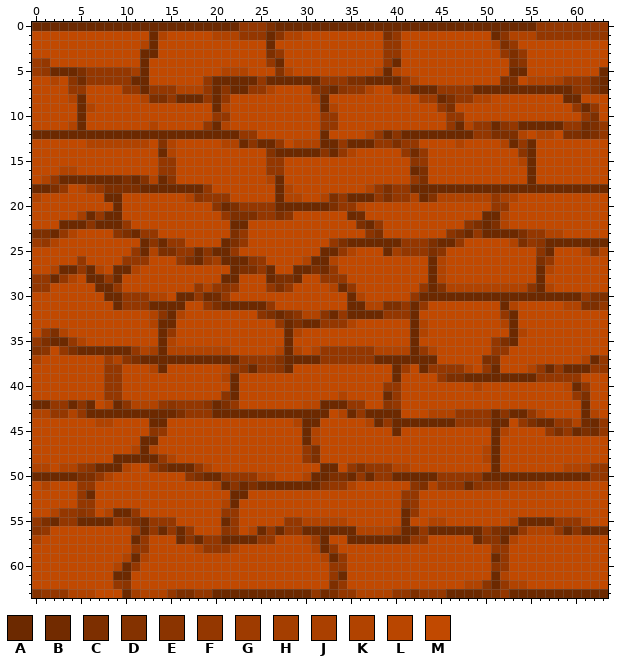
A pixel-art sprite gets an edit: Assets/Levels/ModularKit/FloorWall_Brick.png. The picture above was drawn from the file before the commit.
The file is 64x64 pixels. Colours within 5 levels of each other are drawn and written as one.
Palette (. is transparent): A #6c2900  B #722b00  C #7d2f00  D #843200  E #8b3400  F #943700  G #9e3b00  H #a43e00  J #aa4000  K #b14300  L #b94600  M #c14900
Pixels before (only the part around the change), first column x 0:
 0 AAAAAAAAAAAAAAAAAAAAAAAFFFCAAAAAAAAAAAAAAAAAAAAAAAAAAAAAFFFFFFFF
 1 MMMMMMMMMMMMMAKMMMMMKKKFFFAEKKMMMMMMMMMCFMMMMMMMMMMAEKKKFFFFFFFF
 2 MMMMMMMMMMMMKAMMMMMMMMMMMMAMMMMMMMMMMMMFFMMMMMMMMMMKCFMMMMMMMMMM
 3 MMMMMMMMMMMMAAMMMMMMMMMMMMCFMMMMMMMMMMMFFMMMMMMMMMMMFCFMMMMMMMMM
 4 GFMMMMMMMMMMAMMMMMMMMMMMMMFAMMMMMMMMMMMFAMMMMMMMMMMMMCEMMMMMMMMM
 5 GFAAACFFFFFHAMMMMMMMMKKKMMMDKMMMMMMMMMKAKMMMMMMMMMMMMAAMMMMMMMMA
 6 MMKMEBFFFFFAAMMMMMMFAAAAAFAAAAAAFFFCCAAAAFKMMMMMMMMMCCMKKKJFFFCA
 7 MMMMFFMMMMFFAFFFKKKFAEAAFFKMMMMECAEFFKMMFFAAAFFFFAAAAAAAAAAAEFCA
 8 MMMMKAMMMMMMKCCFAAAFAFMMMMMMMMMKAMMMMMMMMMMGGACFFKKMMMMMMMMAAMMM
 9 MMMMMAKMMMMMMMMMMMMMAKMMMMMMMMMMAKMMMMMMMMMMMFCMMMMMMMMMMMMMFAFM
10 MMMMMAMMMMMMMMMMMMMMFFMMMMMMMMMMFFMMMMMMMMMMMMFFMMMMMMMMMMMMMFCM
11 MMMMKAMMMMMMMKMMMMMFAKMMMMMMMMMMFFMMMMMMMMMMMMFAKFFAEFAAAAAFFBCF
12 AAAAAAAAAAAAAAAAAAAAAAAFFMMMMMMMAMMMMKFAEAAAAAAAAFFCCCKMKKMCCBCF
13 MMMMMMKKKKKKKMDKMMMMMKKAEAAFMKKKAAFAAAFFCFFMMMMKMMMMKAFAMMMMMMMM
14 MMMMMMMMMMMMMMAKMMMMMMMMMMDAAAAAEAFKMMMMMFBFMMMMMMMMMMEAMMMMMMMM
15 MMMMMMMMMMMMMMFFMMMMMMMMMMFFMMMMMMMMMMMMMMEFMMMMMMMMMMKAMMMMMMMM
16 MMMKKMMMMMMMMMFFMMMMMMMMMMFFMMMMMMMMMMMMMMACMMMMMMMMMMMAMMMMMMMM
17 MKFAAAAAAACADKAEMMMMMMMMMMKAMMMMMMMMMMMMMMFCMMMMMMMMMMMAMMMMMMMM
18 AACFMLGFCCCCAAAAAAAFMMMMMMMAKMMMMMMMMKFCFFAAAAAAAAAAAAAAAAAAAAAA
19 KMMMMMMMAAMMMMMMMKEFFFMMMMMAKKMMKCFAAAFCFFKADKKKKKKFJKMMMMMMMMMM
20 MMMMMMMMMAMMMMMMMMMMEACFFFFAAAAAACFFLMMMMMMMMMMMMMMFFMMMMMMMMMMM
21 MMMMMHAFAAMMMMMMMMMMMFCCCFFCEMMMMMMABMMMMMMMMMMMMMAAKMMMMMMMMMMM
22 MMMAAAEAAAFMMMMMMMMMMMAAMMMMMMMMMMMMCAFMMMMMMMMMECACKMMMMMMMMMMM
23 CCAFKMMMMECAFFMMMMMMMMCFMMMMMMMMMMMMMECMMMMMMMECAFAAAACFFKKMMMMM
24 GFKMMMMMMMMMAEAFFMMMMACFMMMMMMMMMFCAAAAAAFFFCAAFMMMMMKCFEAAAAAAA
25 MMMMMMMMMMMFAKCCFFAEAAFMMMMMMMMMAAFKMMMAHFFFCEMMMMMMMMMMEAMMMKEK
26 MMMMMFMMMMFFFMMMFCAFHAAAEFMMMMKAAKMMMMMMMMMMAKMMMMMMMMMMCFMMMMMM
27 MMKAAFAKMAAKMMMMMMMMMMACCFAMMAACBFMMMMMMMMMMAKMMMMMMMMMMAKMMMMMM
28 FFAFKMAAFAMMMMMMMMMMMAAMMMACCAMMFFFMMMMMMMMMAKMMMMMMMMMMAMMMMMMM
29 FFMMMMMAAFMMMMMMMMFKFEFMMMFCFMMMMKAFMMMMMMMFADKKKKKKKKKEAKMMMMMM
30 MMMMMMMMAAFFFKKMAAFABFMMMMMMMMMMMMMAKMMMMMFAAAAAAAAAAAAAAAAAAFCC
31 MMMMMMMMMAFFFAAAAMMFCAAAAAFMMMMMMMMAAKKCCFAFMMMMMMMMAKMMMMMKKCCF
32 MMMMMMMMMMMMMKEAKMMMMMMMMECACEKKEAFAAAAFFFAMMMMMMMMMFAMMMMMMMMMM
33 MMMMMMMMMMMMMKAAMMMMMMMMMMMFACAAFFFKMMMMMMAKMMMMMMMMKAMMMMMMMMMM
34 MFCKMMMMMMMMMMAFMMMMMMMMMMMMAKMMMMMMMMMMMMAKMMMMMMMMMAKMMMMMMMMM
35 FCAAFKMMMMMMMMAKMMMMMMMMMMMMAMMMMMMMMMMMMMAMMMMMMMMFCAMMMMMMMMMM
36 DEMFCAAAAAAFKHAKKKKKKKMMMMMKAKMKFFFFFFKKKKAFKMMMMMMFFMMMMMMMMMMM
37 KMMMMMMMGKECAAAAAAAAAAAFFFFDAAAAFFFFFFAAAAAAAMMMMMCCMMMMMMMMMKAF
38 MMMMMMMMFFMMMKAMMMMMMLFEAFFEAMMMMMMMMMMMAGMAFFFFKMFAMMMKFAFAAAFF
39 MMMMMMMMFFMMMMMMMMMMMKAMMMMMMMMMMMMMMMMMAMMMMFCCAAAAAAAAFFFFFMMM
40 MMMMMMMMFFMMMMMMMMMMMMAMMMMMMMMMMMMMMMMFFMMMMMMMMKMMMMMMMMMLAFMM
41 MMMMMMMMFFMMMMMMMMMMMEAMMMMMMMMMMMKMMMMAFMMMMMMMMMMMMMMMMMMMFCMM
42 AAFFAEAMKAEKKKFEFFFEACFMMMMMMMLLAAAFFMMEFMMMMMMMMMMMMMMMMMMMMAMM
43 KKFFKFAAAAAAAAAACFFFAAAAAAAAAAAAAMKAFAAAAMMMKKKFFFFAEAAFKMMMMAKM
44 MMMMMMMKKMMMMAAMMMMMMMMMMMMMMKAAMMMMMKAFAAAAAAAFFFFAAMFCAAFFKBAF
45 MMMMMMMMMMMMMEFMMMMMMMMMMMMMMMAKMMMMMMMMAMMMMMMMMMMAKMMMMFCFACBF
46 MMMMMMMMMMMMAAMMMMMMMMMMMMMMMMAKMMMMMMMMMMMMMMMMMMMAMMMMMMMMMMMM
47 MMMMMMMMMMMKAKMMMMMMMMMMMMMMMMFCMMMMMMMMMMMMMMMMMMKAMMMMMMMMMMMM
48 MMMMMMMMMAAAAAFKMMMMMMMMMMMMMMFCMMMMMMMMMMMMMMMMMMKAMMMMMMMMMMMM
49 KKMKKFEAAAKMMFCAAAFKMMMMMMMMMMMMAAMFCFFFKKMMMMMMMMMAMMMMMMMKKKFF
50 AAAAACCFKMMMMMMMMECAAFFFFKKMMMKAACCAFAFFAAAAAFFFFFAAAAAAAAAAAAFF
51 MKMMMFFMMMMMMMMMMMMMKAEACAAAAAAAEFFKMMMMMMECKFFFAEFFEKKKKMMMMMMM
52 MMMMMFAMMMMMMMMMMMMMMMAAMMMMMMMMMMMMMMMMMFFMMMMMMMMMMMMMMMMMMMMM
53 MMMMMFFMMMMMMMMMMMMMMKAMMMMMMMMMMMMMMMMMMEFMMMMMMMMMMMMMMMMMMMMM
54 MMKFFEFMKAAFMMMMMMMMMFFMMMMMMMMMMMMMMMMMMAFMMMMMMMMMMMMMMMMMMMMM
55 FCAFFAAAAFECAFFFMMMMMAFMMMMMFFKKKKKMMMMMMAMMKKMMMMMMMKAAAAFFFKMM
56 EFMMMMMMMMMGAFAFAFMMMEFMKAFAFFAAAAAAKKKKHAAFAAAAAAFCBAFKKKFAEAAA
57 KMMMMMMMMMMAFMMMAEAFFAAAAFFMMMLGAMMAAAAAAAFFMMMMMAEEAKMMMMMMMMMM
58 MMMMMMMMMMMFFMMMMMKFFFKMMMMMMMMKAFMMMMMMMMMMMMMMMMMFFMMMMMMMMMMM
59 MMMMMMMMMMKAKMMMMMMMMMMMMMMMMMMMKAFMMMMMMMMMMMMMMMMAFMMMMMMMMMMM
60 MMMMMMMMMKAFMMMMMMMMMMMMMMMMMMMMMFFMMMMMMMMMMMMMMMMEFMMMMMMMMMMM
61 MMMMMMMMMAAMMMMMMMMMMMMMMMMMMMMMMFAMMMMMMMMMMMMMMMMAKMMMMMMMMMMM
62 MMMMMMMMMFEMMMMMMMMMMMMMMMMMMMMMMCFMMMMMMMMMMMMMKKEAFKKMMMMMMMMM
63 DFFFKKKMMMAHKKKFCCFFAAAAAAAAAAAFBCFFKKKKFFCFFFAAAACCFAAAAAAAAAAA
And afterwards:
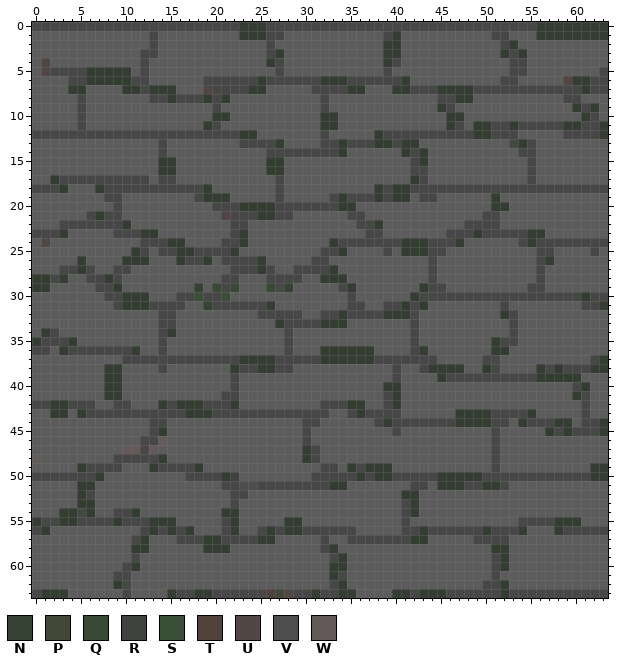
Colours new in this view: N #364334  P #424737  Q #394936  R #3e443d  S #3b4f38  T #51413b  U #514644  V #4e4e4e  W #635a59
The commit says: Changed bricks to cobblestone work
From old to new:
colour A: #6c2900 -> #474747
colour F: #943700 -> #343d32
colour M: #c14900 -> #5c5c5c
y 0: x 26 C -> A
y 1: x 14 K -> M; x 20..22 KKK -> MMM; x 27..29 EKK -> AMM; x 39 C -> A; x 52..55 EKKK -> AMMM
y 2: x 12 K -> M; x 51..52 KC -> MA
y 3: x 26 C -> A; x 53 C -> A
y 4: x 0..1 GF -> MU; x 53..54 CE -> AA
y 5: x 0..1 GF -> MU; x 5 C -> A; x 11 H -> M; x 21..23 KKK -> MMM; x 27..28 DK -> AM; x 38 K -> M; x 40 K -> M
y 6: x 2 K -> M; x 4..5 EB -> AA; x 19 F -> A; x 35..36 CC -> AA; x 42 K -> M; x 52..53 CC -> AA; x 55..59 KKKJF -> MMMMU; x 62 C -> A
y 7: x 16..19 KKKF -> MMMU; x 21 E -> A; x 26 K -> M; x 31..32 EC -> AA; x 34 E -> A; x 37 K -> M; x 60 E -> A; x 62 C -> A
y 8: x 4 K -> M; x 12..14 KCC -> MAA; x 31 K -> M; x 43..44 GG -> MM; x 46 C -> A; x 49..50 KK -> MM
y 9: x 6 K -> M; x 21 K -> M; x 33 K -> M; x 46 C -> A
y 10: x 62 C -> A
y 11: x 4 K -> M; x 13 K -> M; x 21 K -> M; x 48 K -> M; x 52 E -> A; x 61..62 BC -> AA
y 12: x 37 K -> M; x 40 E -> A; x 51..54 CCCK -> AAAM; x 56..57 KK -> MM; x 59..62 CCBC -> AAAA
y 13: x 6..12 KKKKKKK -> MMMMMMM; x 14..15 DK -> AM; x 21..22 KK -> MM; x 24 E -> A; x 29..31 KKK -> MMM; x 40 C -> A; x 47 K -> M; x 52 K -> M
y 14: x 15 K -> M; x 26 D -> A; x 32 E -> A; x 35 K -> M; x 42 B -> A; x 54 E -> A
y 15: x 42 E -> A; x 54 K -> M
y 16: x 3..4 KK -> MM; x 43 C -> A
y 17: x 1 K -> M; x 10 C -> A; x 12..13 DK -> AM; x 15 E -> A; x 26 K -> M; x 43 C -> A
y 18: x 2 C -> A; x 5..6 LG -> MM; x 8..11 CCCC -> AAAA; x 28 K -> M; x 37 K -> M; x 39 C -> A
y 19: x 0 K -> M; x 17..18 KE -> MA; x 28..29 KK -> MM; x 32..33 KC -> MA; x 39 C -> A; x 42 K -> M; x 44..50 DKKKKKK -> AMMMMMM; x 52..53 JK -> MM
y 20: x 20 E -> A; x 22 C -> A; x 33 C -> A; x 36 L -> M
y 21: x 5 H -> M; x 21..24 FCCC -> UAAA; x 27..28 CE -> AA; x 36 B -> A; x 52 K -> M
y 22: x 6 E -> A; x 36 C -> A; x 48..49 EC -> AA; x 51..52 CK -> AM
y 23: x 0..1 CC -> AA; x 4 K -> M; x 9..10 EC -> AA; x 22 C -> A; x 37..38 EC -> AA; x 46..47 EC -> AA; x 54 C -> A; x 57..58 KK -> MM
y 24: x 0..2 GFK -> MUM; x 13 E -> A; x 22 C -> A; x 34 C -> A; x 44 C -> A; x 53..54 KC -> MA; x 56 E -> A
y 25: x 13..15 KCC -> MAA; x 19 E -> A; x 35 K -> M; x 40 H -> M; x 44..45 CE -> AA; x 56 E -> A; x 61..63 KEK -> MAM
y 26: x 17 C -> A; x 20 H -> M; x 24 E -> A; x 30 K -> M; x 33 K -> M; x 45 K -> M; x 56 C -> A
y 27: x 2 K -> M; x 7 K -> M; x 11 K -> M; x 23..24 CC -> AA; x 31..32 CB -> AA; x 45 K -> M; x 57 K -> M
y 28: x 4 K -> M; x 27..28 CC -> AA; x 45 K -> M
y 29: x 18..22 FKFEF -> NMQAQ; x 26..28 FCF -> QAN; x 33 K -> M; x 45..55 DKKKKKKKKKE -> AMMMMMMMMMA; x 57 K -> M
y 30: x 13..14 KK -> MM; x 18 F -> S; x 20..21 BF -> AS; x 36 K -> M; x 62..63 CC -> AA
y 31: x 19..20 FC -> NA; x 37..40 KKCC -> MMAA; x 53 K -> M; x 59..62 KKCC -> MMAA
y 32: x 13..14 KE -> MA; x 16 K -> M; x 25..26 EC -> AA; x 28..32 CEKKE -> AAMMA
y 33: x 13 K -> M; x 29 C -> A; x 35 K -> M; x 43 K -> M; x 52 K -> M
y 34: x 2..3 CK -> AM; x 29 K -> M; x 43 K -> M; x 54 K -> M
y 35: x 1 C -> A; x 5 K -> M; x 15 K -> M; x 52 C -> A
y 36: x 0..1 DE -> AA; x 4 C -> A; x 12..13 KH -> MM; x 15..21 KKKKKKK -> MMMMMMM; x 27 K -> M; x 29 K -> M; x 31 K -> M; x 38..41 KKKK -> MMMM; x 44 K -> M
y 37: x 0 K -> M; x 8..11 GKEC -> MMAA; x 27 D -> A; x 50..51 CC -> AA; x 61 K -> M
y 38: x 13 K -> M; x 21 L -> M; x 23 E -> A; x 27 E -> A; x 41 G -> M; x 48 K -> M; x 55 K -> M
y 39: x 21 K -> M; x 46..47 CC -> AA
y 40: x 49 K -> M; x 59 L -> M
y 41: x 21 E -> A; x 34 K -> M; x 61 C -> A
y 42: x 5 E -> A; x 8 K -> M; x 10..13 EKKK -> AMMM; x 15 E -> A; x 19 E -> A; x 21 C -> A; x 30..31 LL -> MM; x 39 E -> A
y 43: x 0..1 KK -> MM; x 4 K -> M; x 16 C -> A; x 34 K -> M; x 44..46 KKK -> MMM; x 52 E -> A; x 56 K -> M; x 62 K -> M
y 44: x 7..8 KK -> MM; x 29 K -> M; x 37 K -> M; x 55 C -> A; x 60..61 KB -> MA
y 45: x 13 E -> A; x 31 K -> M; x 52 K -> M; x 58 C -> A; x 61..62 CB -> AA
y 46: x 14 M -> W; x 31 K -> M
y 47: x 10..11 MK -> WW; x 13 K -> W; x 31 C -> A; x 50 K -> M
y 48: x 0 M -> W; x 15 K -> M; x 31 C -> A; x 50 K -> M
y 49: x 0..1 KK -> MM; x 3..4 KK -> MM; x 6 E -> A; x 10 K -> M; x 14 C -> A; x 19 K -> M; x 36 C -> A; x 40..41 KK -> MM; x 59..61 KKK -> MMM
y 50: x 5..6 CC -> AA; x 8 K -> M; x 17..18 EC -> AA; x 22..26 FFFKK -> RMMMM; x 30 K -> M; x 33..34 CC -> AA
y 51: x 1 K -> M; x 20 K -> M; x 22..24 EAC -> AVV; x 32 E -> A; x 35 K -> M; x 42..44 ECK -> AAM; x 49 E -> A; x 52..56 EKKKK -> AMMMM
y 53: x 21 K -> M; x 41 E -> A
y 54: x 2 K -> M; x 5 E -> A; x 8 K -> M
y 55: x 1 C -> A; x 10..11 EC -> AA; x 30..34 KKKKK -> MMMMM; x 44..45 KK -> MM; x 53 K -> M; x 61 K -> M
y 56: x 0 E -> A; x 11 G -> M; x 21 E -> A; x 24 K -> M; x 36..40 KKKKH -> MMMMM; x 51..52 CB -> AA; x 55..57 KKK -> MMM; x 60 E -> A
y 57: x 0 K -> M; x 17 E -> A; x 30..31 LG -> MM; x 50..51 EE -> AA; x 53 K -> M
y 58: x 18 K -> M; x 22 K -> M; x 31 K -> M
y 59: x 10 K -> M; x 12 K -> M; x 32 K -> M
y 60: x 9 K -> M; x 51 E -> A
y 61: x 52 K -> M
y 62: x 10 E -> A; x 33 C -> A; x 48..50 KKE -> MMA; x 53..54 KK -> MM
y 63: x 0 D -> A; x 4..6 KKK -> MMM; x 11..14 HKKK -> MMMM; x 16..17 CC -> AA; x 26..28 AAA -> TPU; x 32..33 BC -> AA; x 36..39 KKKK -> MMMM; x 42 C -> A; x 50..51 CC -> AA
Boxes around the changes in both pictures, in picture pixels (x1, y1, x2, y2):
changed: (32, 22, 608, 598)
